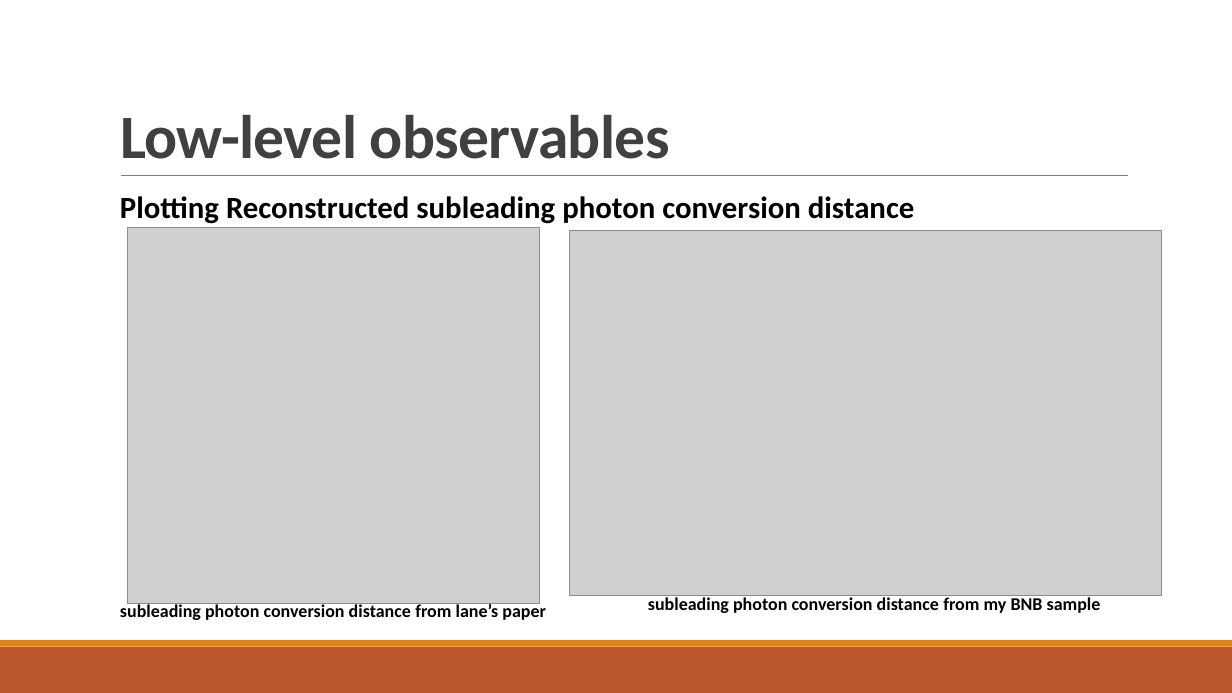
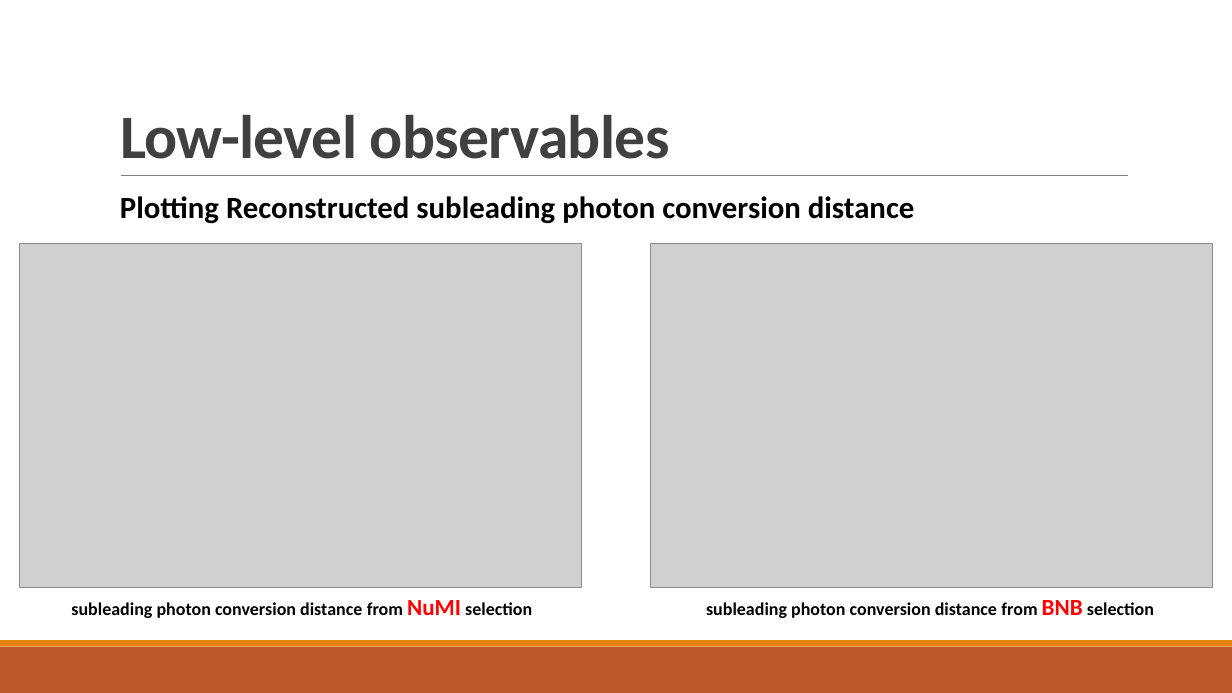
Before and after one commit to jordongalaxy-max/FYP_PYTHON_REAL, a slide deck: slide 20 of Update_Slides/FYP_Weekly_Update_Slides_12March.pptx. Drawn at 1232x693 pixels with LibreOffice and Linux fonts; fonts in the diff are those of the drawing; grey boxes stand for pictures. Boxes give left, top, right and bottom in pixels: in the first picture for what was removed or moved away, otherwise in the second. Text is boxed around its words. In the diff, an @@ line names an element or a change of style, - is before the commit and + after.

```diff
--- a/Update_Slides/FYP_Weekly_Update_Slides_12March.pptx
+++ b/Update_Slides/FYP_Weekly_Update_Slides_12March.pptx
@@ picture: place and size @@
-picture at box(128, 227, 540, 604)
+picture at box(19, 244, 581, 588)
@@ picture: place and size @@
-picture at box(569, 230, 1162, 595)
+picture at box(651, 244, 1213, 588)
@@ text at box(71, 600, 532, 618): text changed @@
-subleading photon conversion distance from lane’s paper
+subleading photon conversion distance from NuMI selection
@@ text at box(706, 600, 1154, 618): text changed @@
-subleading photon conversion distance from my BNB sample
+subleading photon conversion distance from BNB selection
```
Also in this commit, not shown: 24 other slides changed, 9 other files.
